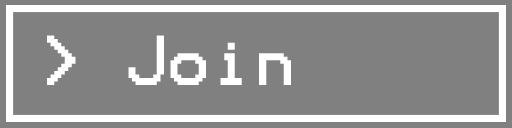
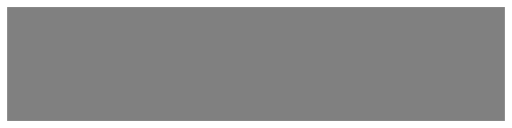
Layers edited between the first and the second (512, 128) image:
hid "> Join" (1st of 3) over [47, 35, 291, 85]
painted on "Rectangle 1" over [0, 0, 512, 128]
